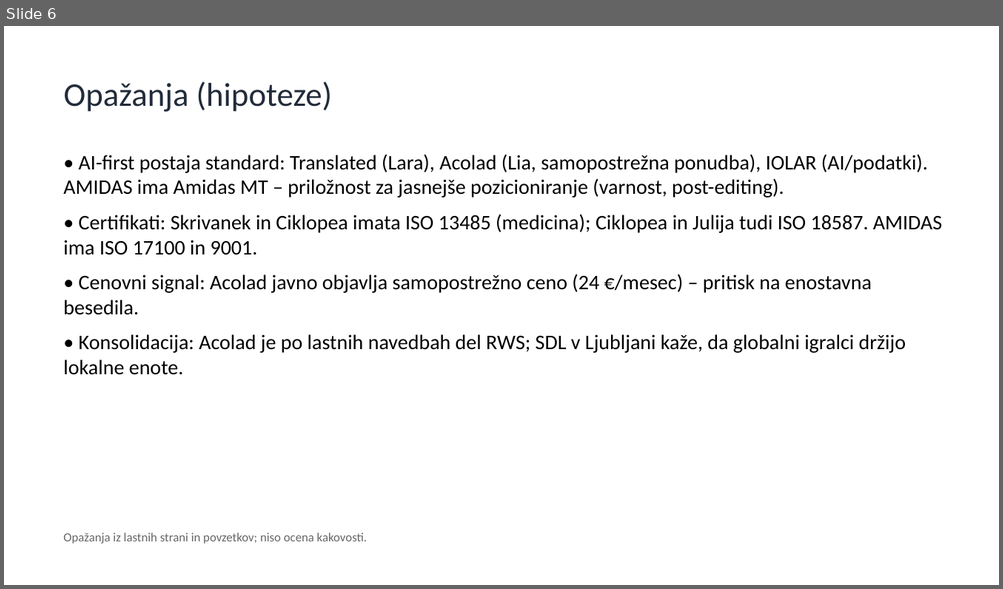
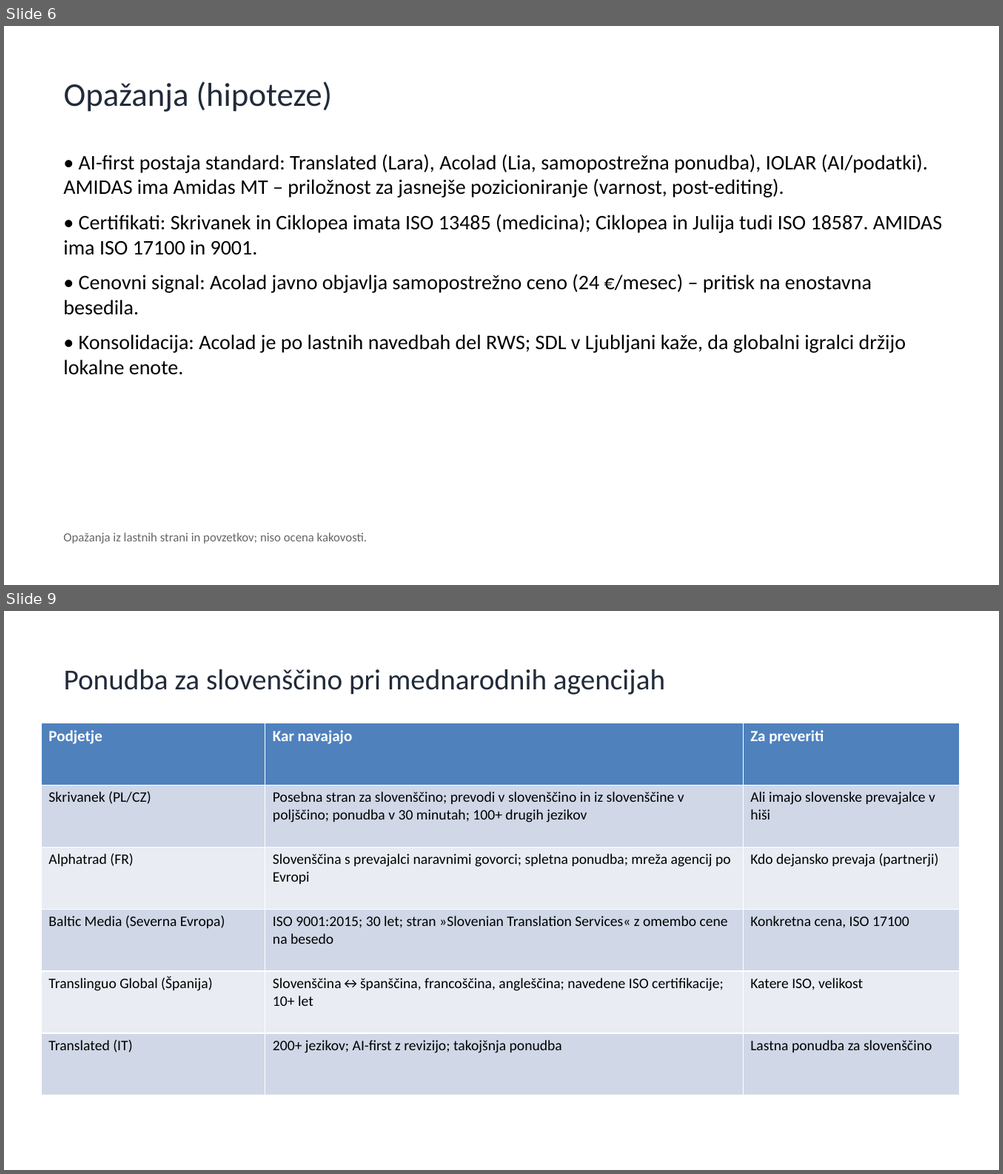
Before and after one commit to matjazambroz/github, a slide deck: analiza/analiza_konkurence_EU.pptx. Shown one above the other, each under a label of ours: slide 6 before the commit, slides 6 and 9 after it; the slides between them are not shown. The pictures are 1003x589 and 1003x1174 pixels, drawn with LibreOffice and Linux fonts; fonts in the diff are those of the drawing. Boxes give left, top, right and bottom in pixels: in the first picture for what was removed or moved away, otherwise in the second. Text is boxed around its words. In the diff, an @@ line names an element or a change of style, - is before the commit and + after.

```diff
--- a/analiza/analiza_konkurence_EU.pptx
+++ b/analiza/analiza_konkurence_EU.pptx
@@ slide 9 added at <box>4,611,999,1170</box>, background #FFFFFF @@
@@ title added at <box>64,669,665,695</box>, 28 pt, text #222B3A @@
+Ponudba za slovenščino pri mednarodnih agencijah
@@ table added at <box>41,723,959,1096</box>, 6 rows, 3 columns @@
+Podjetje | Kar navajajo | Za preveriti
+Skrivanek (PL/CZ) | Posebna stran za slovenščino; prevodi v slovenščino in iz slovenščine v poljščino; ponudba v 30 minutah; 100+ drugih jezikov | Ali imajo slovenske prevajalce v hiši
+Alphatrad (FR) | Slovenščina s prevajalci naravnimi govorci; spletna ponudba; mreža agencij po Evropi | Kdo dejansko prevaja (partnerji)
+Baltic Media (Severna Evropa) | ISO 9001:2015; 30 let; stran »Slovenian Translation Services« z omembo cene na besedo | Konkretna cena, ISO 17100
+Translinguo Global (Španija) | Slovenščina↔španščina, francoščina, angleščina; navedene ISO certifikacije; 10+ let | Katere ISO, velikost
+Translated (IT) | 200+ jezikov; AI-first z revizijo; takojšnja ponudba | Lastna ponudba za slovenščino
```
Also in this commit, not shown: 3 slides changed, 3 other slides added, 1 other file.
